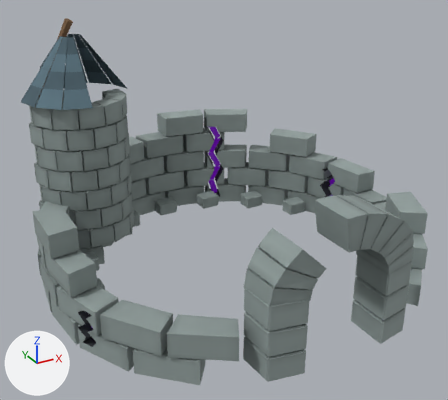
The Blender file apps/game/asset-sources/outposts/ruin.blend as it was, and as the next commit left it.
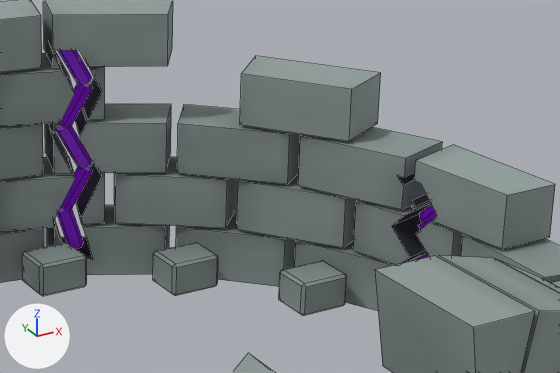
Each version is shown whole from a camera (50 mm lens) standing at (-1.269, -2.233, 1.437) and looking at (-0.065, -0.043, 0.342), then close up on the part from 42% to 84% of the width and 27% to 59% of the height. Lighting does not change. The marker at lower left points along +X, +Y and +Z. The last two pictures show the newer version. The close-ups show mesh edges as thin lines.

Objects in the first close-up: 'Ruin / production'.
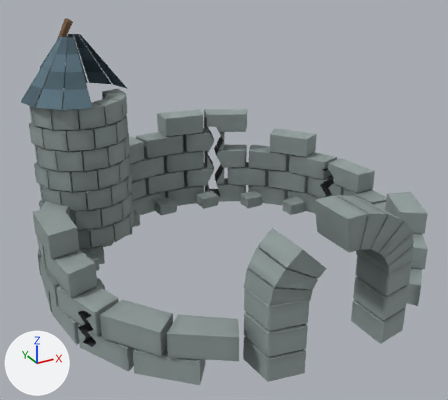
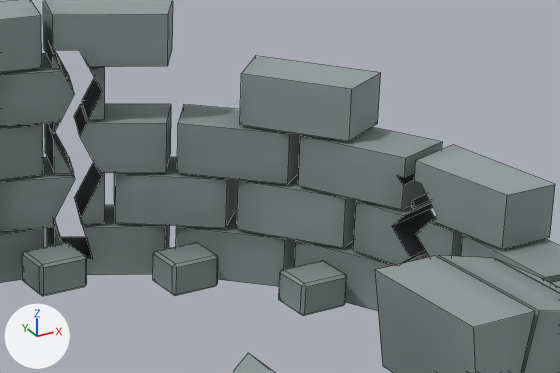
What differs and where, as boxes [x1, y1, x2, y2] in the close-ups (560 x 373 px):
part 1 of me_broken_defensive_course_050, deleted
    before: [56, 50, 437, 259]

The change in detail:
me_broken_defensive_course_050 is used by ob_ruin___production; location (0.0, 0.0, 0.0).
me_broken_defensive_course_050 had 2116 vertices, 1588 faces and spanned x -0.85..0.85, y -0.83..0.86, z -0.02..1.08.
me_broken_defensive_course_050 now has 1916 vertices, 1448 faces and spans x -0.85..0.85, y -0.83..0.86, z -0.02..1.08.
me_broken_defensive_course_050 part 1: 20 loose pieces with 200 vertices, spanning x -0.77..0.79, y -0.33..0.77, z 0.01..0.43, are deleted.
me_broken_defensive_course_050 no longer uses material mat_violet_rift_residue.
